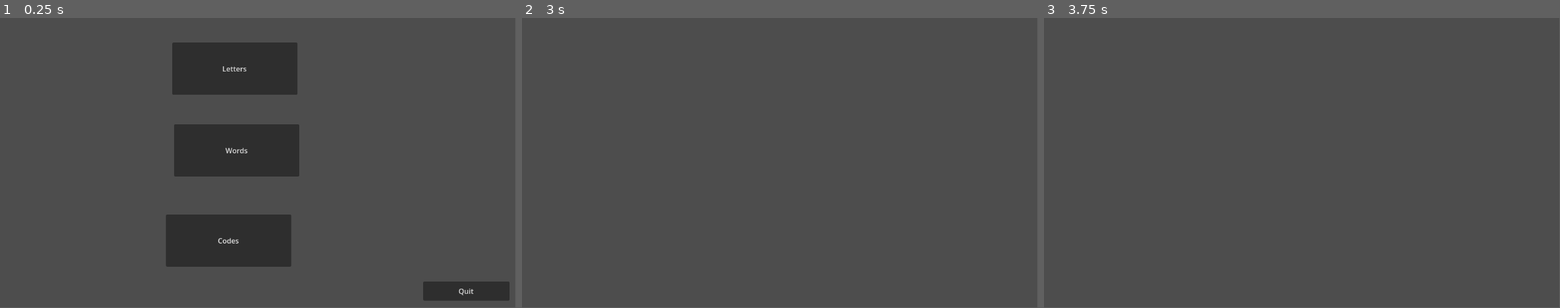
Above: before the commit, frames 1-3 (left to right).
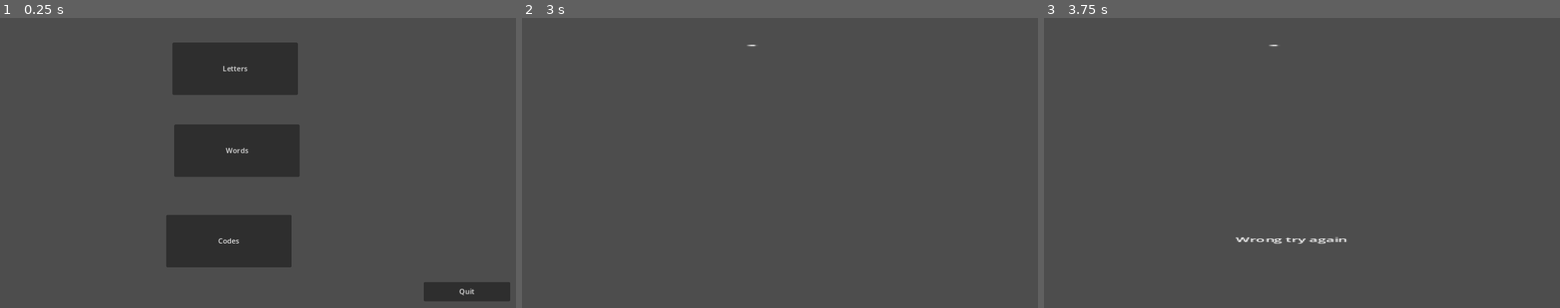
Above: after the commit, the same moments.

Repository: BearBait16/Lightnin_tapanin_game
Game: Godot game, scene res://main.tscn
The game is run twice, just before and just after one commit, with the same random seed, the same clock (stepped at 60 frames per second) and the same inputs.
Inputs:
- Up to frame 1 (0.25 s): no input
- Up to frame 2 (3 s): click "Letters" at 0.5 s; tap Enter (ui_accept) at 1.25, 1.52, 2, 2.27, 2.75 s; hold Space (space_down) 2.03-2.78 s
- Up to frame 3 (3.75 s): tap Enter (ui_accept) at 3.5 s
In our replay, the window is 799x449 before the commit and 800x450 after it. These sizes can differ from the game's own. Grey fills any space a smaller window leaves; there, only what the larger window draws over its background counts as a difference.

The runs differ from the first frame. In frame 1, 0.3% of the frame differs, in the area x 32-99%, y 8-98%; in frame 2, less than 0.1%; in frame 3, 0.2%.

Commit message:
Made Text appear on screen

Diff:
--- a/letters_game.gd
+++ b/letters_game.gd
@@ -46,13 +46,13 @@
 		morse_input += "."
 	else:
 		morse_input += "-"
-	print(morse_input)
+	$Input.text = morse_input
 
 func check_input():
 		if morse_input == morse_matching[alphabet[alph_index]]:
-			print("Nice! Onto the next one")
+			$Output.text = "Nice! Onto the next one"
 			alph_index += 1
 			pressing = true
 		else:
-			print("Wrong try again")
+			$Output.text = "Wrong try again"
 			pressing = true
--- a/letters_game.tscn
+++ b/letters_game.tscn
@@ -4,3 +4,19 @@
 
 [node name="letters_game" type="Node2D"]
 script = ExtResource("1_xbvt8")
+
+[node name="Input" type="Label" parent="."]
+offset_left = 503.0
+offset_top = 41.0
+offset_right = 543.0
+offset_bottom = 64.0
+scale = Vector2(3.88, 1.64)
+size_flags_horizontal = 4
+size_flags_vertical = 6
+
+[node name="Output" type="Label" parent="."]
+offset_left = 428.0
+offset_top = 485.0
+offset_right = 468.0
+offset_bottom = 508.0
+scale = Vector2(2.02228, 0.889087)
--- a/project.godot
+++ b/project.godot
@@ -15,6 +15,10 @@
 config/features=PackedStringArray("4.1", "Forward Plus")
 config/icon="res://icon.svg"
 
+[display]
+
+window/stretch/mode="canvas_items"
+
 [input]
 
 space_down={
Not shown: 1 places in main.tscn that only renumber resources
Not shown, changed: .DS_Store
